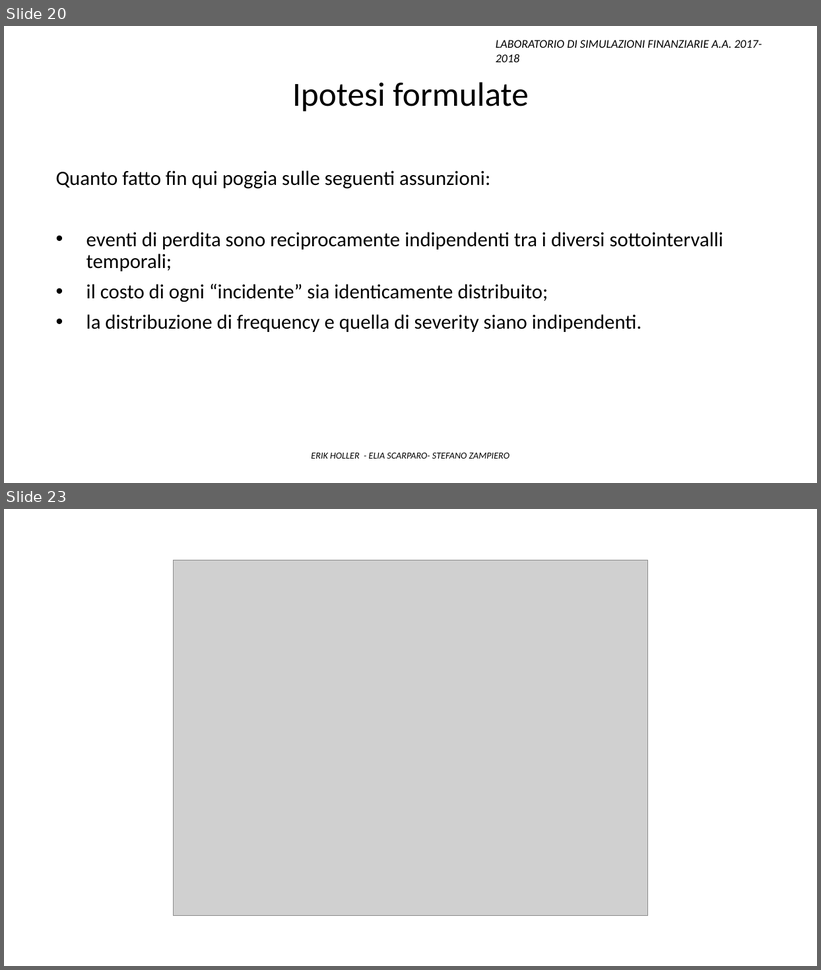
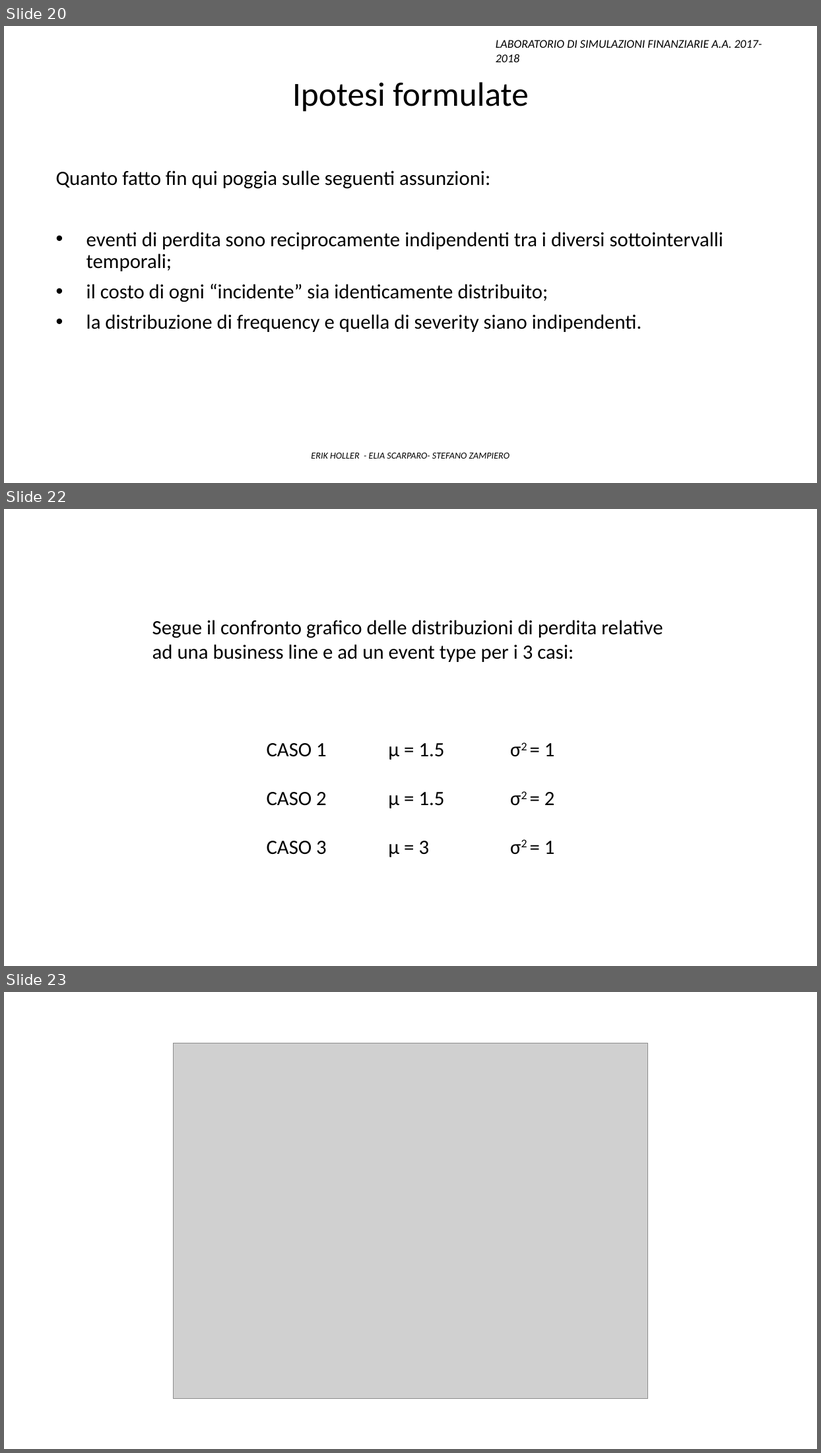
Before and after one commit to Stegirsanov/Laboratorio-di-simulazioni-finanziarie-project, a slide deck: Presentazione ppt/Presentazione_finale.pptx. Shown one above the other, each under a label of ours: slides 20 and 23 before the commit, slides 20, 22 and 23 after it; the slides between them are not shown. The pictures are 821x970 and 821x1453 pixels, drawn with LibreOffice and Linux fonts; fonts in the diff are those of the drawing; grey boxes stand for pictures. Boxes give left, top, right and bottom in pixels: in the first picture for what was removed or moved away, otherwise in the second. Text is boxed around its words. In the diff, an @@ line names an element or a change of style, - is before the commit and + after.

```diff
--- a/Presentazione ppt/Presentazione_finale.pptx
+++ b/Presentazione ppt/Presentazione_finale.pptx
@@ slide 22 added at [4, 509, 817, 966], background #FFFFFF @@
@@ text added at [152, 620, 663, 857], 24 pt, text #000000 @@
+Segue il confronto grafico delle distribuzioni di perdita relative ad una business line e ad un event type per i 3 casi:
+CASO 1 μ = 1.5 σ2 = 1
+CASO 2 μ = 1.5 σ2 = 2
+CASO 3 μ = 3 σ2 = 1
```
Also in this commit, not shown: 5 slides changed, 1 slide removed, 2 other files.
